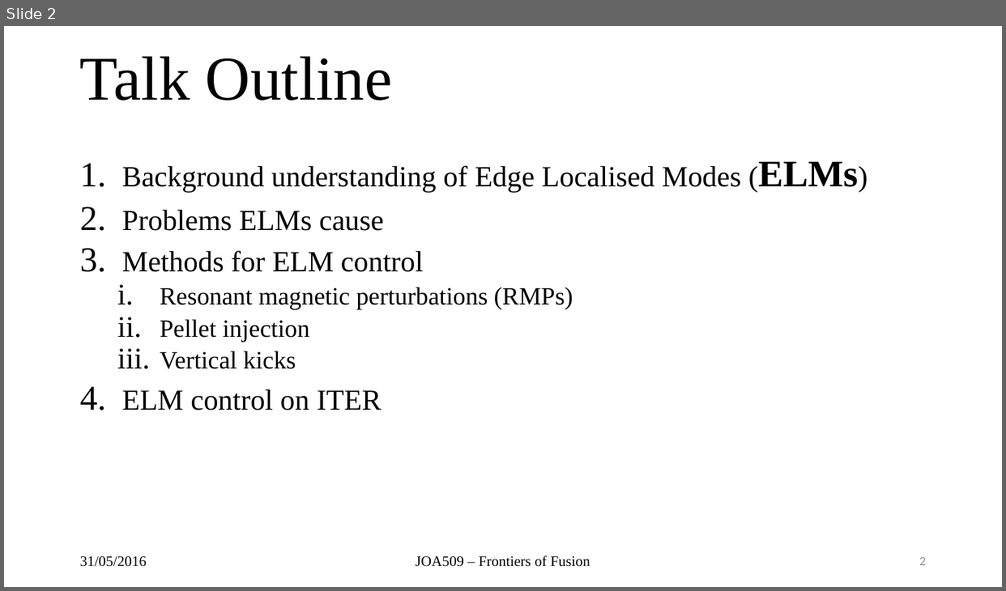
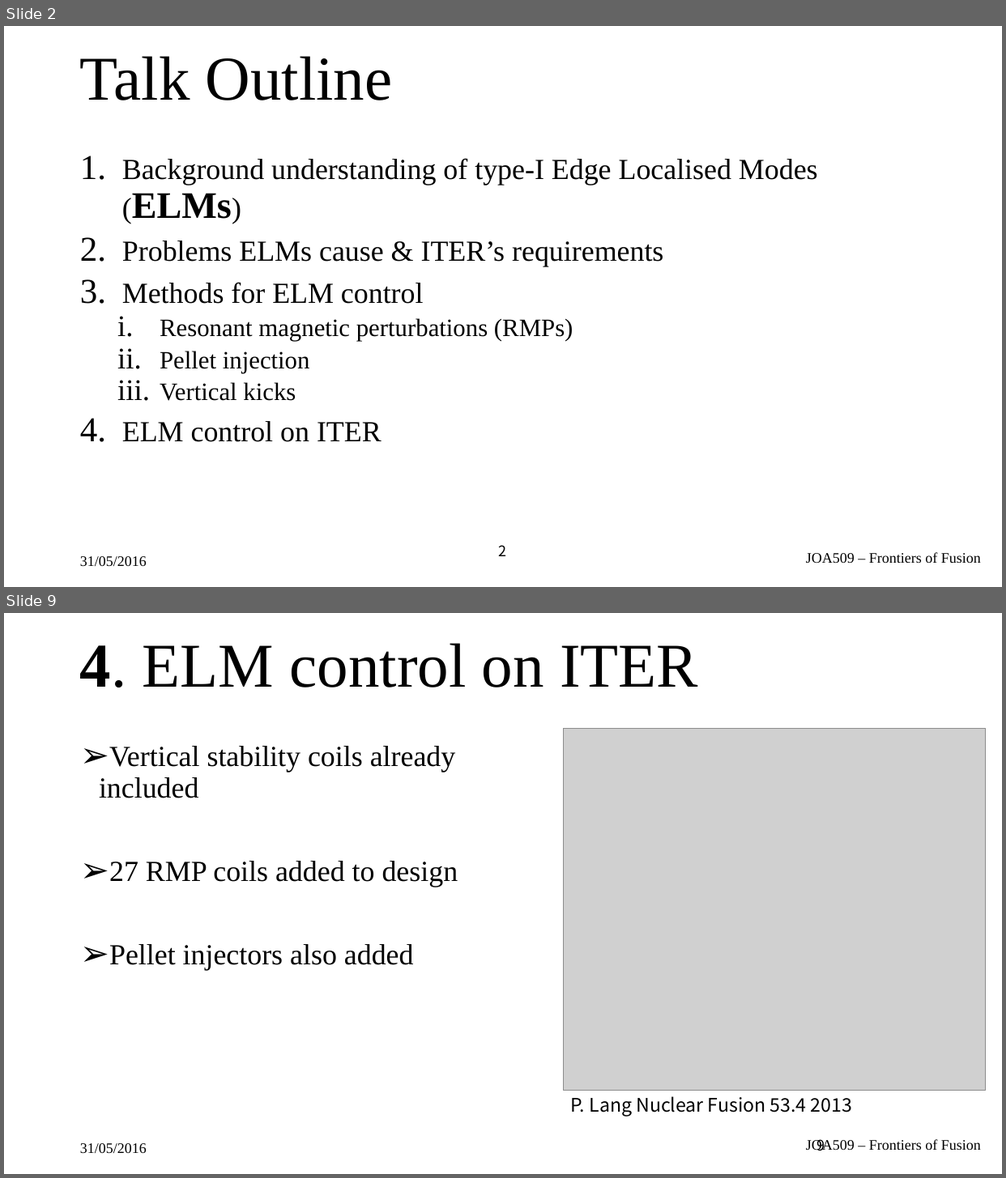
Before and after one commit to airdas/FFessay, a slide deck: Presentation/elmz.pptx. Shown one above the other, each under a label of ours: slide 2 before the commit, slides 2 and 9 after it; the slides between them are not shown. The pictures are 1006x591 and 1006x1178 pixels, drawn with LibreOffice and Linux fonts; fonts in the diff are those of the drawing; grey boxes stand for pictures; background and template pictures are left out. Boxes give left, top, right and bottom in pixels: in the first picture for what was removed or moved away, otherwise in the second. Text is boxed around its words. In the diff, an @@ line names an element or a change of style, - is before the commit and + after.

```diff
--- a/Presentation/elmz.pptx
+++ b/Presentation/elmz.pptx
@@ slide 9 added at (x1=4, y1=613, x2=1002, y2=1174), background picture (left out) @@
@@ title added at (x1=80, y1=643, x2=698, y2=688), 60 pt, text #000000 @@
+4. ELM control on ITER
@@ picture added at (x1=563, y1=728, x2=987, y2=1090) @@
@@ text added at (x1=99, y1=746, x2=458, y2=971), 28 pt, text #000000 @@
+➢ Vertical stability coils already included
+➢ 27 RMP coils added to design
+➢ Pellet injectors also added
@@ text added at (x1=570, y1=1097, x2=852, y2=1117), 18 pt, text #000000 @@
+P. Lang Nuclear Fusion 53.4 2013
@@ text added at (x1=80, y1=1144, x2=147, y2=1153), 14 pt, text #000000 @@
+31/05/2016
@@ text added at (x1=806, y1=1139, x2=981, y2=1152), 14 pt, text #000000 @@
+JOA509 – Frontiers of Fusion
@@ page number added at (x1=817, y1=1139, x2=825, y2=1152), 14 pt, text #000000 @@
+9
@@ slide 2 changed as well @@
@@ text at (x1=122, y1=158, x2=818, y2=267): text changed @@
-1. Background understanding of Edge Localised Modes (ELMs)
-2. Problems ELMs cause
+1. Background understanding of type-I Edge Localised Modes (ELMs)
+2. Problems ELMs cause & ITER’s requirements
@@ page number moved from (x1=919, y1=557, x2=926, y2=565) to (x1=499, y1=545, x2=507, y2=557) @@
@@ page number at (x1=499, y1=545, x2=507, y2=557): size 12 to 14 pt, font Calibri to Noto Sans CJK KR, text colour #8C8C8C to #000000; alignment right to centre; vertical alignment middle to top @@
@@ text "JOA509 – Frontiers of Fusion" moved from (x1=415, y1=556, x2=590, y2=566) to (x1=806, y1=552, x2=981, y2=563) @@
@@ text "JOA509 – Frontiers of Fusion" at (x1=806, y1=552, x2=981, y2=563): alignment centre to right; vertical alignment middle to top @@
```
Also in this commit, not shown: 4 other slides changed, 5 other slides added, 3 other files.
